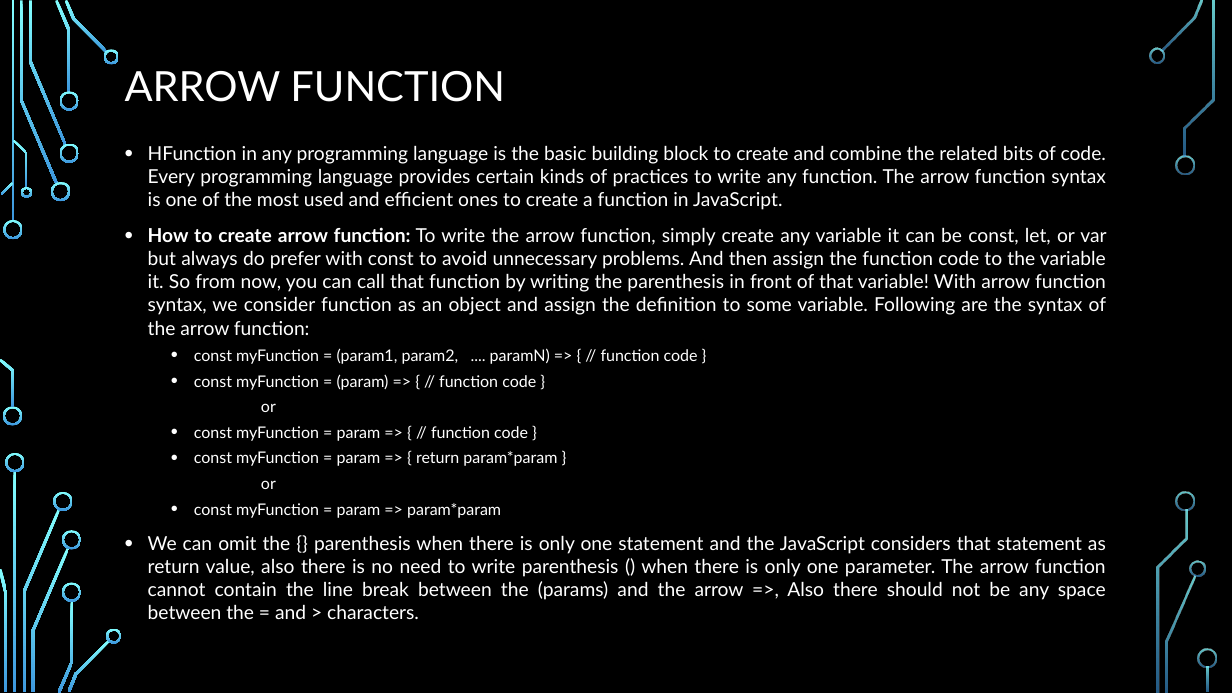
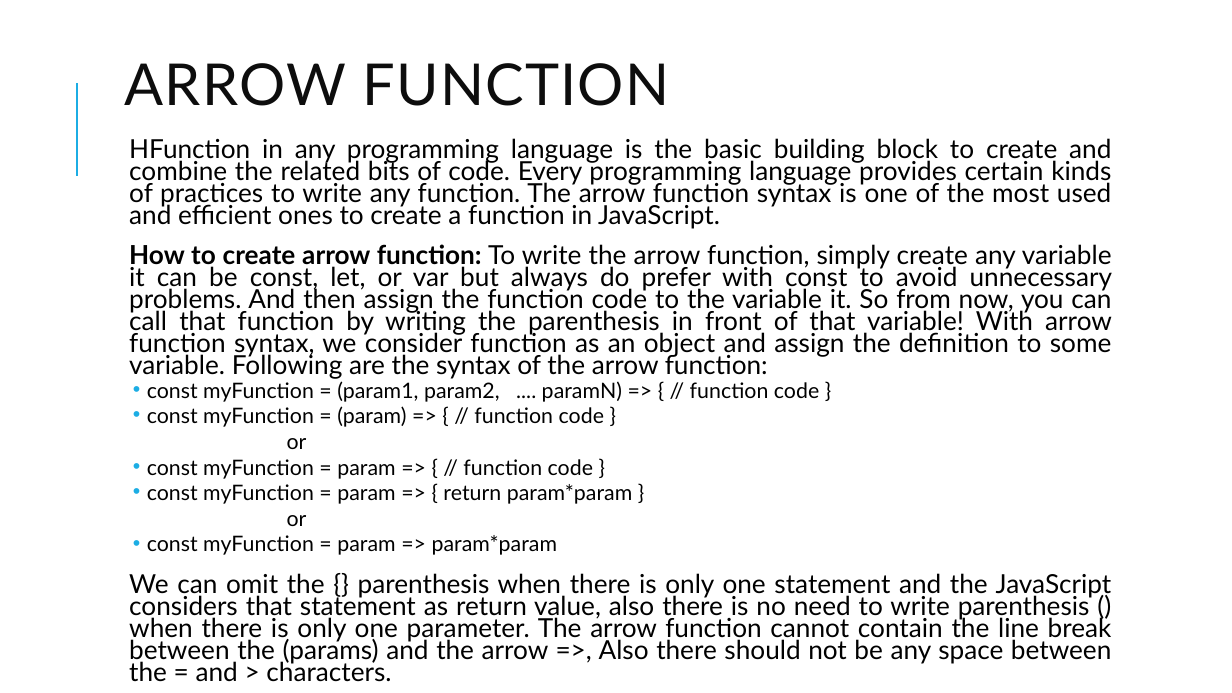
Before and after one commit to PramodJana/JavaScript, a slide deck: slide 9 of GFG JS Course Curriculam/Articles/003 Funtional Programming.pptx. Drawn at 1232x693 pixels with LibreOffice and Linux fonts; fonts in the diff are those of the drawing; background and template pictures are left out. Boxes give left, top, right and bottom in pixels: in the first picture for what was removed or moved away, otherwise in the second. Text is boxed around its words. In the diff, an @@ line names an element or a change of style, - is before the commit and + after.

```diff
--- a/GFG JS Course Curriculam/Articles/003 Funtional Programming.pptx
+++ b/GFG JS Course Curriculam/Articles/003 Funtional Programming.pptx
@@ background picture (left out) to #FFFFFF @@
@@ line added from (77, 176) to (77, 83), #1CADE4 1.5 pt @@
@@ title "ARROW FUNCTION" at (125, 63, 669, 106): size 32.4 to 45 pt, text colour #FFFFFF to #0D0D0D, letter spacing 0 to 1 pt; line spacing 0.9 to 0.8 @@
@@ text "HFunction in any programming language ..." at (129, 138, 1112, 682): size 15 to 20.4 pt in "HFunction in any programming language is the ...", "How to create arrow function: To write ...", "We can omit the {} parenthesis when ..."; text colour #FFFFFF to #000000; size 12.5 to 16.6 pt in "const myFunction = (param1, param2, .... paramN) ...", "const myFunction = (param) => { // ...", "or", "const myFunction = param => { // ..." and 3 more places; bullet • to  ; line spacing 1 to 0.7; more space between paragraphs; indent changed @@
@@ group removed at (0, 0, 1217, 693): 33 freeform shapes, 3 rectangles @@
```
Also in this commit, not shown: 15 other slides changed, 27 slides added, 27 slides removed.
